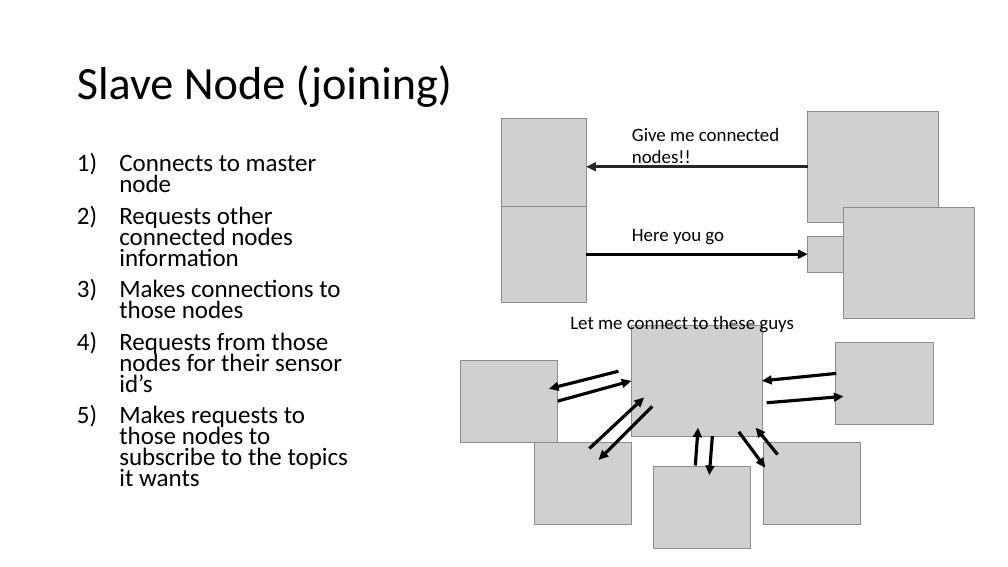
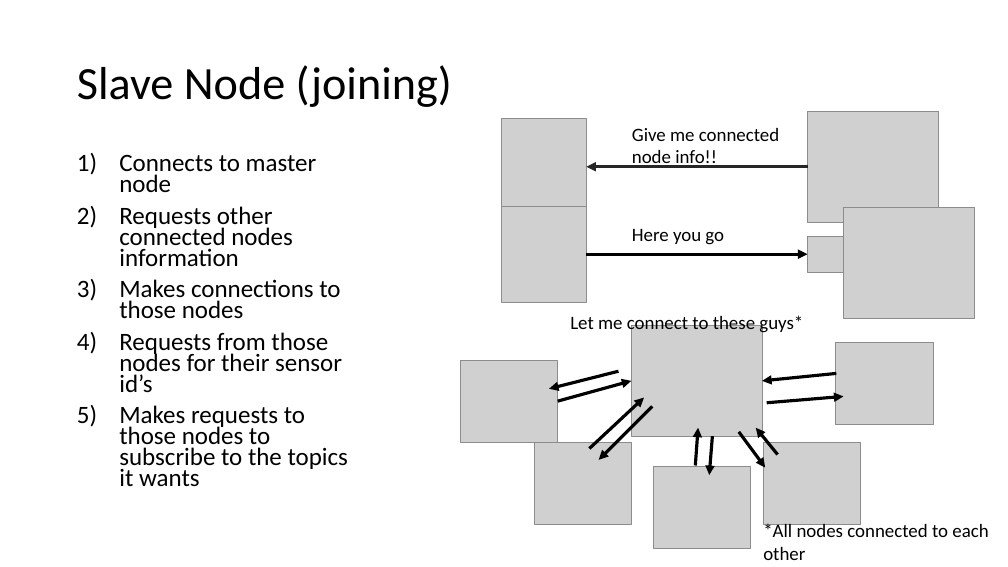
Before and after one commit to rush2sk8/Intel-Edison-PS, a slide deck: slide 5 of node network.pptx. Drawn at 1008x567 pixels with LibreOffice and Linux fonts; fonts in the diff are those of the drawing; grey boxes stand for pictures. Boxes give left, top, right and bottom in pixels: in the first picture for what was removed or moved away, otherwise in the second. Text is boxed around its words. In the diff, an @@ line names an element or a change of style, - is before the commit and + after.

```diff
--- a/node network.pptx
+++ b/node network.pptx
@@ text at box(632, 128, 779, 168): text changed @@
-Give me connected nodes!!
+Give me connected node info!!
@@ text at box(570, 314, 803, 335): text changed @@
-Let me connect to these guys
+Let me connect to these guys*
@@ text added at box(763, 522, 988, 560), 18 pt, text #000000 @@
+*All nodes connected to each other
```
Also in this commit, not shown: 5 other files.
